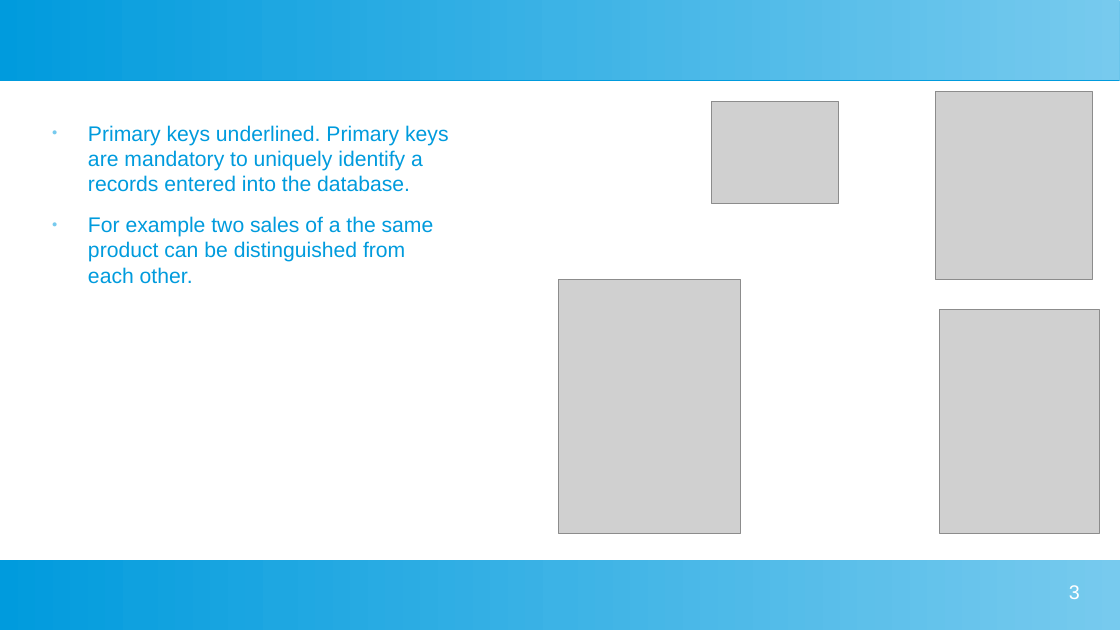
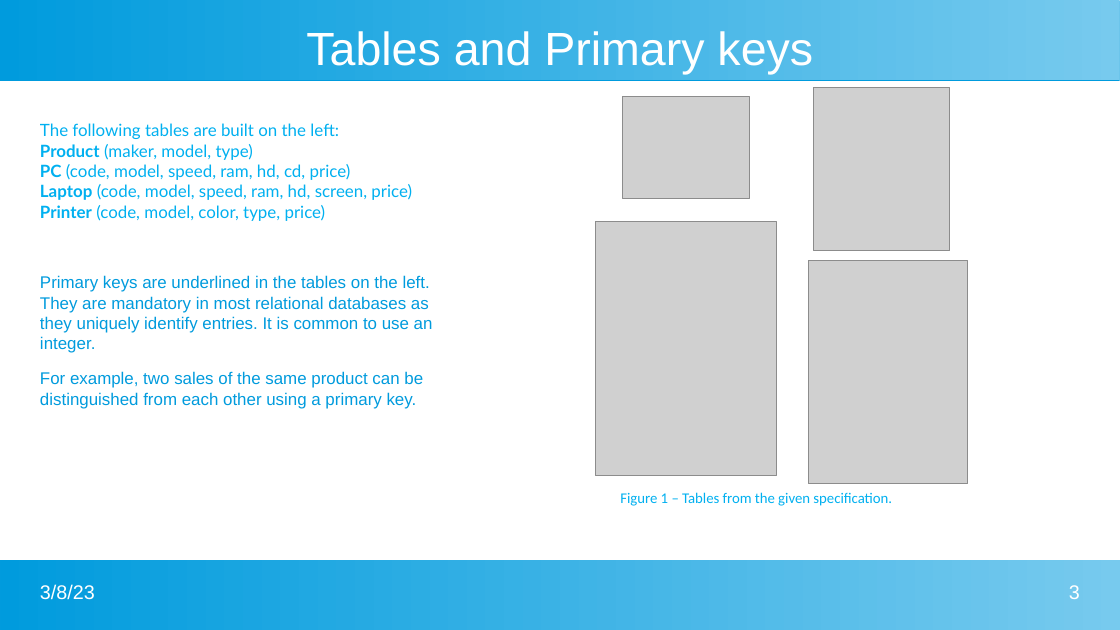
Before and after one commit to ajm1102/Uni-work, a slide deck: slide 3 of Big Data and Data Mining/Presentation/sqlPres.odp. Drawn at 1120x630 pixels with LibreOffice and Linux fonts; fonts in the diff are those of the drawing; grey boxes stand for pictures. Boxes give left, top, right and bottom in pixels: in the first picture for what was removed or moved away, otherwise in the second. Text is boxed around its words. In the diff, an @@ line names an element or a change of style, - is before the commit and + after.

```diff
--- a/Big Data and Data Mining/Presentation/sqlPres.odp
+++ b/Big Data and Data Mining/Presentation/sqlPres.odp
@@ rectangle removed at (x1=0, y1=0, x2=1120, y2=80) @@
@@ freeform shape added at (x1=0, y1=0, x2=1120, y2=80), fill gradient #77CAEE to #009BDD @@
@@ title added at (x1=306, y1=31, x2=813, y2=74), 33 pt, text #FFFFFF @@
+Tables and Primary keys
@@ picture resized from (x1=936, y1=91, x2=1093, y2=279) to (x1=814, y1=87, x2=950, y2=251) @@
@@ picture moved from (x1=711, y1=102, x2=838, y2=203) to (x1=623, y1=97, x2=750, y2=198) @@
@@ text at (x1=40, y1=123, x2=433, y2=409): text changed; size 15 to 12 pt @@
-● Primary keys underlined. Primary keys are mandatory to uniquely identify a records entered into the database.
-● For example two sales of a the same product can be distinguished from each other.
+The following tables are built on the left: Product (maker, model, type)
+PC (code, model, speed, ram, hd, cd, price)
+Laptop (code, model, speed, ram, hd, screen, price)
+Printer (code, model, color, type, price)
+Primary keys are underlined in the tables on the left. They are mandatory in most relational databases as they uniquely identify entries. It is common to use an integer.
+For example, two sales of the same product can be distinguished from each other using a primary key.
@@ picture moved from (x1=559, y1=279, x2=741, y2=534) to (x1=596, y1=222, x2=777, y2=476) @@
@@ picture moved from (x1=940, y1=310, x2=1100, y2=534) to (x1=809, y1=260, x2=969, y2=484) @@
@@ text added at (x1=620, y1=492, x2=892, y2=506), 10.5 pt, text #00B0F0 @@
+Figure 1 – Tables from the given specification.
@@ rectangle removed at (x1=0, y1=560, x2=1120, y2=630) @@
@@ freeform shape added at (x1=0, y1=560, x2=1120, y2=630), fill gradient #77CAEE to #009BDD @@
@@ text added at (x1=40, y1=584, x2=95, y2=600), 14 pt, text #FFFFFF @@
+3/8/23
```
Also in this commit, not shown: 10 other slides changed, 8 other files.
